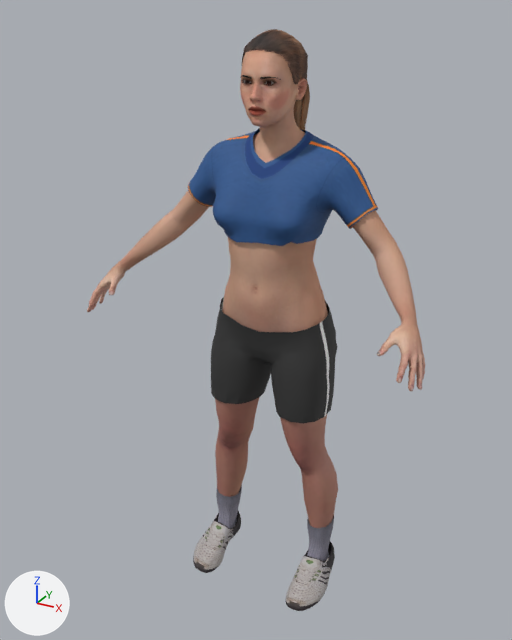
Before and after pictures for a commit that changed the glTF model rally-house-source-v16/assets/characters/taylor/taylor.glb.
Both versions are drawn from a camera (50 mm lens) standing at (1.26, -2.5, 2.47) and looking at (-0.06, -0.09, 1.27). Lighting does not change. The marker at lower left points along +X, +Y and +Z. The older version comes first. Vertices at exactly the same position are counted once.

The first picture shows 'hair', 'kit', 'shoes', 'skin' and 1 more.
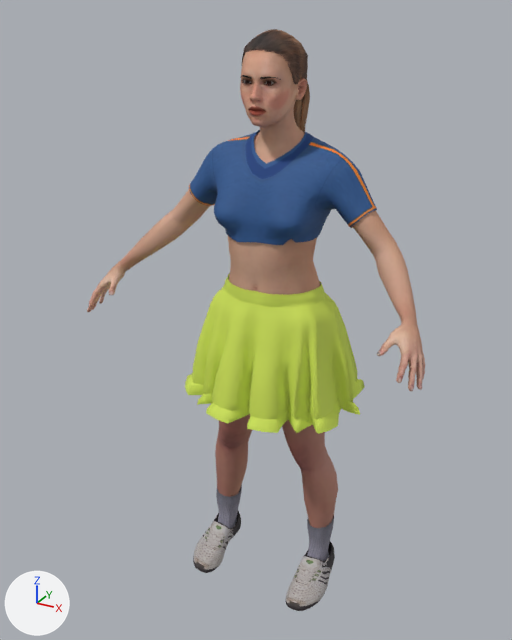
What differs and where, as boxes [x1, y1, x2, y2] in the pictures (512 x 640 px):
```json
{"object": "kit", "change": "reshaped", "before": [188, 128, 378, 424], "after": [189, 130, 377, 245]}
{"object": "skirt", "change": "added", "after": [185, 273, 365, 434], "on screen": "green"}
{"part": 1, "of": "me_kit", "change": "rebuilt", "before": [188, 128, 378, 246], "after": [189, 130, 377, 245]}
{"part": 2, "of": "me_kit", "change": "rebuilt", "before": [211, 297, 337, 424], "on screen": "not visible afterwards"}
```

The change, as JSON lines over the scene's bpy script:
```json
{"op": "add", "block": "img_skirt_webp", "code": ["img_skirt_webp = load_image('skirt.webp', 'skirt.webp', 4, 4, 'sRGB')"]}
{"op": "add", "block": "mat_skirt", "code": ["mat_skirt = principled_material('skirt')", "mat_skirt.texture = img_skirt_webp", "mat_skirt.roughness = 0.75"]}
{"block": "me_kit", "where": "# used by ob_kit; location = (0.0, 0.0, 0.0)"}
{"op": "remove", "block": "me_kit", "code": "me_kit.from_pydata(...)  # 1369 vertices, 2542 faces; spans x -0.405..0.413, y -0.252..0.15, z 0.898..2.05"}
{"op": "add", "block": "me_kit", "code": "me_kit.from_pydata(...)  # 1290 vertices, 2382 faces; spans x -0.401..0.409, y -0.247..0.145, z 1.053..2.045"}
{"block": "me_kit", "change": "me_kit part 1: the loose piece of 911 vertices spanning x -0.405..0.413, y -0.252..0.111, z 1.644..2.05 is rebuilt with 911 vertices and now spans x -0.401..0.409, y -0.247..0.106, z 1.643..2.045"}
{"block": "me_kit", "change": "me_kit part 2: the loose piece of 458 vertices spanning x -0.286..0.283, y -0.216..0.15, z 0.898..1.348 is rebuilt with 379 vertices and now spans x -0.281..0.278, y -0.204..0.145, z 1.053..1.346"}
{"op": "add", "block": "me_skirt", "code": ["me_skirt = bpy.data.meshes.new('skirt')", "me_skirt.from_pydata(...)  # 2922 vertices, 5639 faces; spans x -0.422..0.408, y -0.367..0.252, z 0.913..1.453", "me_skirt.materials.append(mat_skirt)  # picture img_skirt_webp"]}
{"op": "add", "block": "ob_skirt", "code": ["ob_skirt = bpy.data.objects.new('skirt', me_skirt)", "ob_skirt.location = (0.0, 0.0, 0.0)"]}
```
